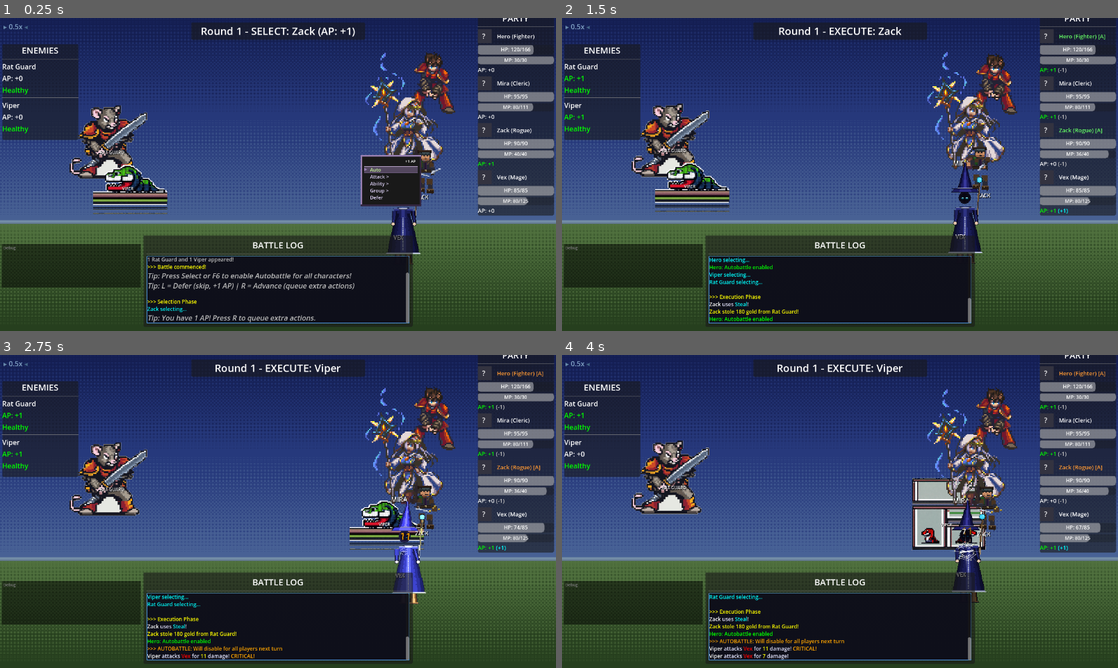
Above: before the commit, frames 1-4 (two rows, left to right).
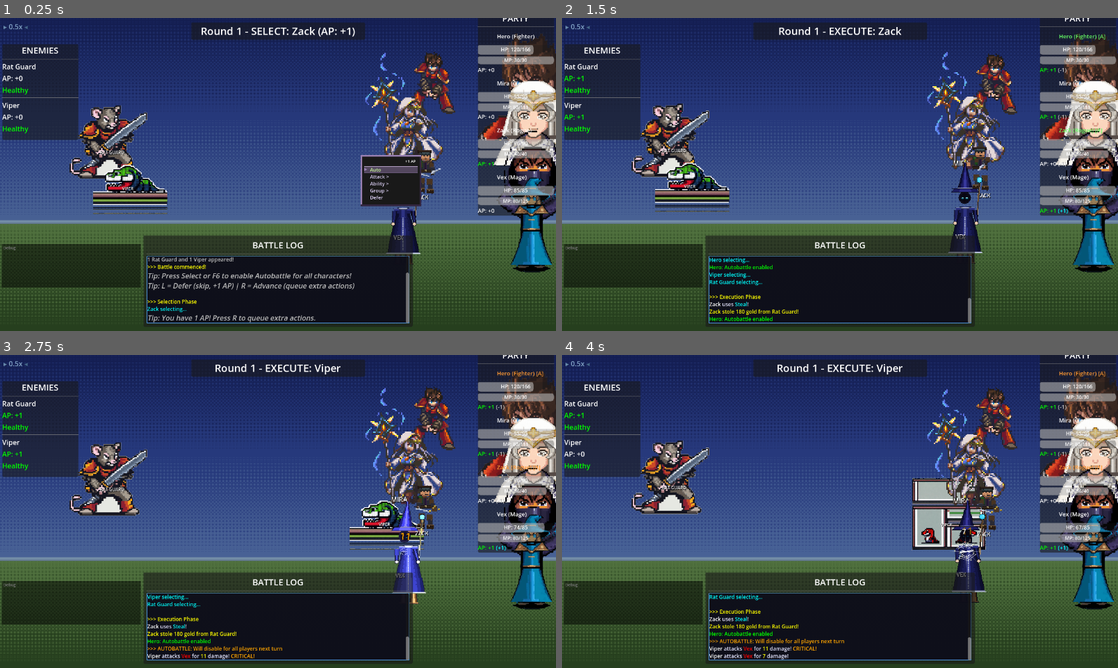
Above: after the commit, the same moments.

Repository: struktured-labs/cowardly-irregular
Game: Godot game, scene res://src/battle/BattleScene.tscn
Two runs of this game, one before a commit and one after it. Both use one fixed random seed, a clock stepped at 60 frames per second and the inputs below. This scene is started directly instead of the project's main scene.
Inputs (mouse positions are in pixels of both pictures, inside the frame that each line leads up to):
- Up to frame 1 (0.25 s): no input
- Up to frame 2 (1.5 s): tap Enter at 0.5 s; move the mouse to (962, 158) at 0.52 s; hold Right (ui_right) 0.53-1.25 s; hold R (battle_advance) 0.53-1.25 s; click (962, 158) at 0.67 s; tap Z (ui_accept) at 0.77, 1.07 s; drag from (728, 190) to (812, 237) at 1.27 s
- Up to frame 3 (2.75 s): move the mouse to (333, 442) at 2.02 s; hold Right (ui_right) from 2.03 s (still down); hold Tab (battle_toggle_auto) from 2.03 s (still down)
- Up to frame 4 (4 s): release Right (ui_right) at 2.75 s; release Tab (battle_toggle_auto) at 2.75 s; drag from (812, 574) to (673, 464) at 2.77 s; move the mouse to (1006, 558) at 3.52 s; hold Left (ui_left) from 3.53 s (still down); tap E (camera_rotate_right) at 3.6 s; tap Z (ui_accept) at 3.77 s

The runs differ from the first frame. In frame 1, 5.2% of the frame differs, in the area x 85-100%, y 3-82%; in frame 2, 5.2%; in frame 3, 5.2%; in frame 4, 5.2%.

Commit message:
feat: AI-generated character portraits replace proc-gen faces
5 JRPG-style portraits (256x256, pixel art):
- Fighter: brown hair, blue eyes, red armor
- Cleric: white hooded robes, golden tiara
- Mage: blue wizard hat, glowing eyes
- Rogue: hooded, only amber eyes visible
- Bard: feathered beret, warm smile

CharacterPortrait now checks assets/sprites/portraits/{job}.png
before falling back to procedural rendering. Used in battle UI,
menus, autobattle editor, save screen.

Co-Authored-By: Claude Opus 4.6 (1M context) <noreply@anthropic.com>

Diff:
--- a/src/ui/CharacterPortrait.gd
+++ b/src/ui/CharacterPortrait.gd
@@ -63,11 +63,25 @@
 	for child in get_children():
 		child.queue_free()
 
+	# Try artist portrait first (PNG in assets/sprites/portraits/)
+	var portrait_path = "res://assets/sprites/portraits/%s.png" % job_id
+	if ResourceLoader.exists(portrait_path):
+		var tex = load(portrait_path) as Texture2D
+		if tex:
+			var sprite = TextureRect.new()
+			sprite.texture = tex
+			sprite.stretch_mode = TextureRect.STRETCH_SCALE
+			sprite.texture_filter = CanvasItem.TEXTURE_FILTER_NEAREST
+			sprite.size = _portrait_size
+			sprite.position = Vector2.ZERO
+			add_child(sprite)
+			return
+
 	if not customization:
 		_build_placeholder()
 		return
 
-	# Render portrait as pixel-art image at fixed resolution, then display scaled
+	# Fall back to procedural portrait
 	var img = Image.create(RENDER_SIZE, RENDER_SIZE, false, Image.FORMAT_RGBA8)
 	_draw_portrait(img)
 
Binary file added: assets/sprites/portraits/bard.png
Binary file added: assets/sprites/portraits/cleric.png
Binary file added: assets/sprites/portraits/fighter.png
Binary file added: assets/sprites/portraits/mage.png
Binary file added: assets/sprites/portraits/rogue.png
